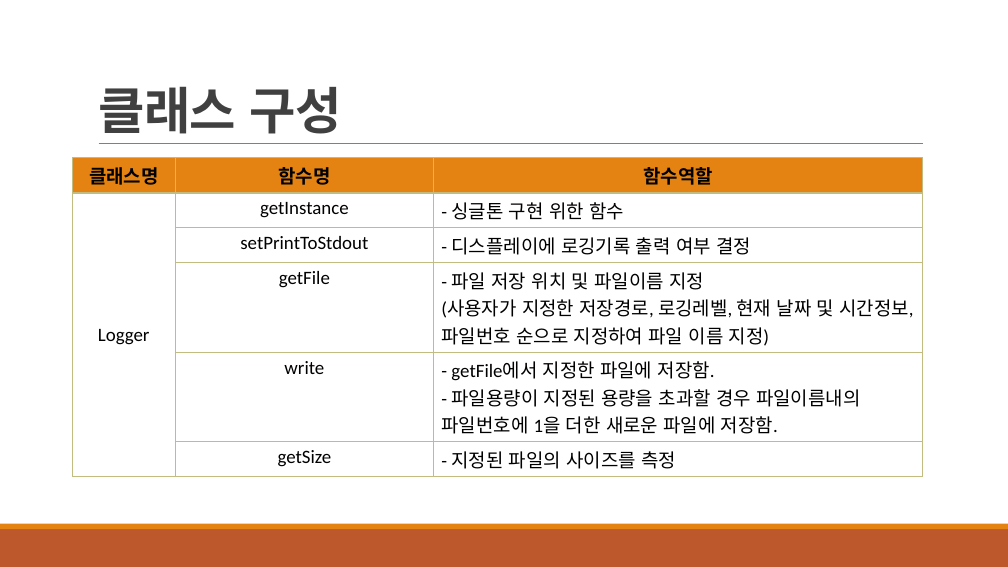
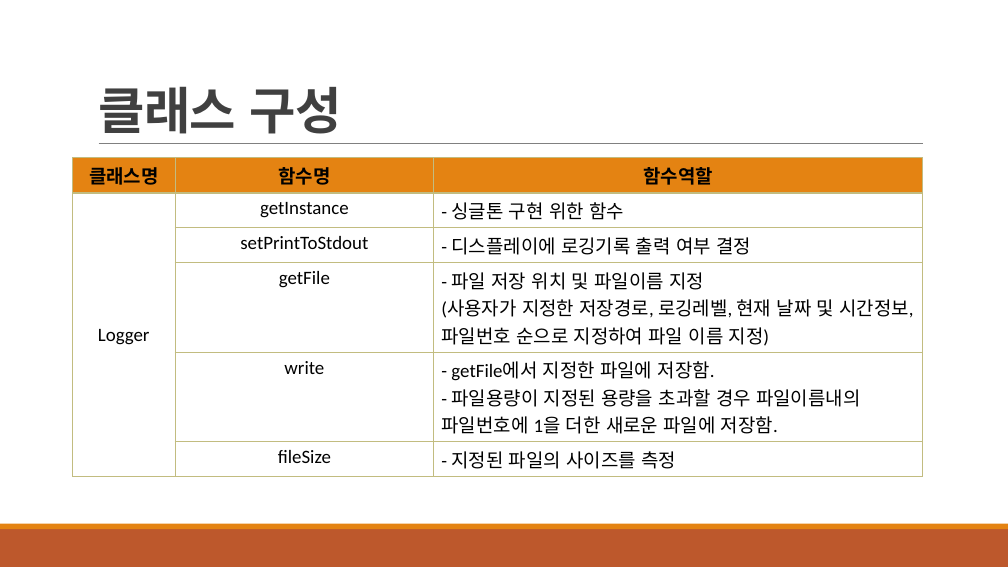
Before and after one commit to tjjeon/tjjeon1019, a slide deck: slide 11 of 전태준_C++프로젝트(201022).pptx. Drawn at 1008x567 pixels with LibreOffice and Linux fonts; fonts in the diff are those of the drawing. Boxes give left, top, right and bottom in pixels: in the first picture for what was removed or moved away, otherwise in the second. Text is boxed around its words. In the diff, an @@ line names an element or a change of style, - is before the commit and + after.

```diff
--- a/전태준_C++프로젝트(201022).pptx
+++ b/전태준_C++프로젝트(201022).pptx
@@ table at box(73, 158, 923, 473) @@
-row 6, column 2: getSize
+row 6, column 2: fileSize
```
Also in this commit, not shown: 1 other slide changed.
